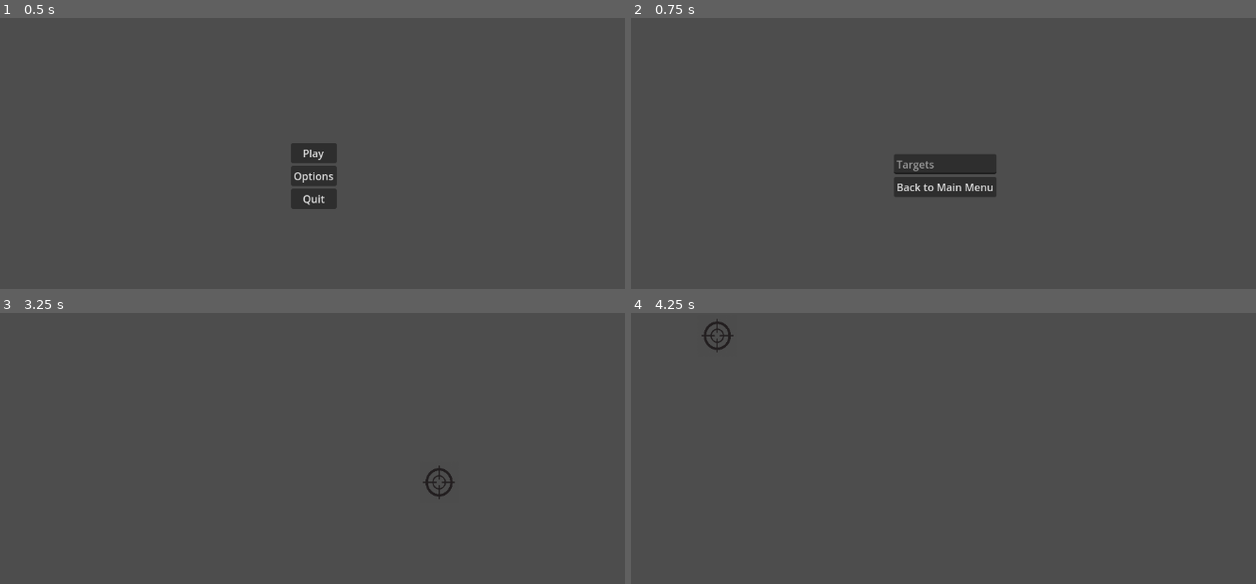
Above: before the commit, frames 1-4 (two rows, left to right).
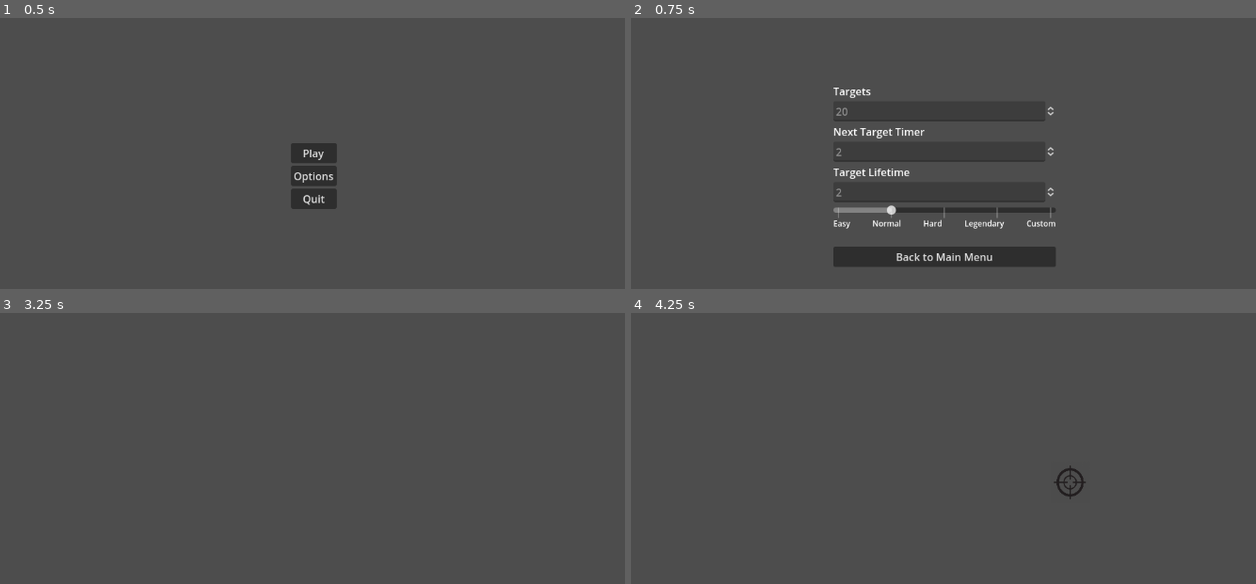
Above: after the commit, the same moments.

Repository: eric-clayton/aim-trainer
Game: Godot game, scene res://Scenes/main_menu.tscn
The game is run twice, just before and just after one commit, with the same random seed, the same clock (stepped at 60 frames per second) and the same inputs.
Inputs (mouse positions are in pixels of both pictures, inside the frame that each line leads up to):
- Up to frame 1 (0.5 s): no input
- Up to frame 2 (0.75 s): click "Options" at 0.5 s
- Up to frame 3 (3.25 s): click "Back to Main Menu" at 1.25 s; click "Play" at 2 s; tap Enter at 2.75 s; move the mouse to (481, 448) at 2.77 s; click (481, 448) at 2.92 s
- Up to frame 4 (4.25 s): tap Space at 3.5 s; move the mouse to (1068, 481) at 3.52 s; click (1068, 481) at 3.67 s

Frame 1 is identical in both runs. In frame 2, 5.5% of the frame differs, in the area x 32-68%, y 25-92%; in frame 3, 0.2%; in frame 4, 0.4%.

Commit message:
Created difficulty settings

Diff:
--- a/Scenes/end_menu.tscn
+++ b/Scenes/end_menu.tscn
@@ -37,14 +37,9 @@
 layout_mode = 2
 text = "Play Again?"
 
-[node name="Options" type="Button" parent="MarginContainer/VBoxContainer"]
+[node name="Back to main menu" type="Button" parent="MarginContainer/VBoxContainer"]
 layout_mode = 2
-text = "Options"
-
-[node name="Quit" type="Button" parent="MarginContainer/VBoxContainer"]
-layout_mode = 2
-text = "Quit"
+text = "Back to Main Menu"
 
 [connection signal="pressed" from="MarginContainer/VBoxContainer/Play Again" to="." method="_on_play_again_pressed"]
-[connection signal="pressed" from="MarginContainer/VBoxContainer/Options" to="." method="_on_options_pressed"]
-[connection signal="pressed" from="MarginContainer/VBoxContainer/Quit" to="." method="_on_quit_pressed"]
+[connection signal="pressed" from="MarginContainer/VBoxContainer/Back to main menu" to="." method="_on_back_to_main_menu_pressed"]
--- a/Scenes/options_menu.tscn
+++ b/Scenes/options_menu.tscn
@@ -1,6 +1,8 @@
-[gd_scene load_steps=2 format=3 uid="uid://cdahcip3804en"]
+[gd_scene load_steps=3 format=3 uid="uid://cdahcip3804en"]
 
 [ext_resource type="Script" path="res://Scripts/options_menu.gd" id="1_o2rbd"]
+
+[sub_resource type="StyleBoxEmpty" id="StyleBoxEmpty_t1xh3"]
 
 [node name="OptionsMenu" type="Control"]
 layout_mode = 3
@@ -10,30 +12,96 @@
 grow_horizontal = 2
 grow_vertical = 2
 script = ExtResource("1_o2rbd")
+metadata/_edit_vertical_guides_ = [429.0]
+metadata/_edit_horizontal_guides_ = [338.0]
 
 [node name="CenterContainer" type="CenterContainer" parent="."]
 layout_mode = 1
-anchors_preset = 8
-anchor_left = 0.5
-anchor_top = 0.5
-anchor_right = 0.5
-anchor_bottom = 0.5
-offset_left = -78.5
-offset_top = -33.0
-offset_right = 78.5
-offset_bottom = 33.0
+anchors_preset = 15
+anchor_right = 1.0
+anchor_bottom = 1.0
 grow_horizontal = 2
 grow_vertical = 2
 
 [node name="VBoxContainer" type="VBoxContainer" parent="CenterContainer"]
 layout_mode = 2
 
-[node name="LineEdit" type="LineEdit" parent="CenterContainer/VBoxContainer"]
+[node name="Targets Label" type="Label" parent="CenterContainer/VBoxContainer"]
 layout_mode = 2
-placeholder_text = "Targets"
+text = "Targets"
+
+[node name="Targets" type="SpinBox" parent="CenterContainer/VBoxContainer"]
+layout_mode = 2
+editable = false
+
+[node name="Next Target Timer Label" type="Label" parent="CenterContainer/VBoxContainer"]
+layout_mode = 2
+text = "Next Target Timer"
+
+[node name="Next Target Timer" type="SpinBox" parent="CenterContainer/VBoxContainer"]
+layout_mode = 2
+step = 0.1
+editable = false
+
+[node name="Target Lifetime Label" type="Label" parent="CenterContainer/VBoxContainer"]
+layout_mode = 2
+text = "Target Lifetime"
+
+[node name="Target Lifetime" type="SpinBox" parent="CenterContainer/VBoxContainer"]
+layout_mode = 2
+step = 0.1
+editable = false
+
+[node name="HSlider" type="HSlider" parent="CenterContainer/VBoxContainer"]
+layout_mode = 2
+tooltip_text = "Change difficulty settings"
+max_value = 4.0
+rounded = true
+tick_count = 5
+ticks_on_borders = true
+
+[node name="HBoxContainer" type="HBoxContainer" parent="CenterContainer/VBoxContainer"]
+layout_mode = 2
+theme_override_constants/separation = 34
+
+[node name="Label" type="Label" parent="CenterContainer/VBoxContainer/HBoxContainer"]
+layout_mode = 2
+theme_override_font_sizes/font_size = 12
+text = "Easy"
+vertical_alignment = 1
+
+[node name="Label2" type="Label" parent="CenterContainer/VBoxContainer/HBoxContainer"]
+layout_mode = 2
+theme_override_font_sizes/font_size = 12
+text = "Normal"
+vertical_alignment = 1
+
+[node name="Label3" type="Label" parent="CenterContainer/VBoxContainer/HBoxContainer"]
+layout_mode = 2
+theme_override_font_sizes/font_size = 12
+text = "Hard"
+
+[node name="Label4" type="Label" parent="CenterContainer/VBoxContainer/HBoxContainer"]
+layout_mode = 2
+theme_override_font_sizes/font_size = 12
+text = "Legendary"
+
+[node name="Label5" type="Label" parent="CenterContainer/VBoxContainer/HBoxContainer"]
+layout_mode = 2
+theme_override_font_sizes/font_size = 12
+text = "Custom"
+
+[node name="HSeparator" type="HSeparator" parent="CenterContainer/VBoxContainer"]
+layout_mode = 2
+theme_override_constants/separation = 19
+theme_override_styles/separator = SubResource("StyleBoxEmpty_t1xh3")
 
 [node name="Back" type="Button" parent="CenterContainer/VBoxContainer"]
 layout_mode = 2
 text = "Back to Main Menu"
 
+[connection signal="ready" from="CenterContainer/VBoxContainer/Targets" to="." method="_on_targets_ready"]
+[connection signal="ready" from="CenterContainer/VBoxContainer/Next Target Timer" to="." method="_on_next_target_timer_ready"]
+[connection signal="ready" from="CenterContainer/VBoxContainer/Target Lifetime" to="." method="_on_target_lifetime_ready"]
+[connection signal="value_changed" from="CenterContainer/VBoxContainer/HSlider" to="." method="_on_h_slider_value_changed"]
 [connection signal="pressed" from="CenterContainer/VBoxContainer/Back" to="." method="_on_back_pressed"]
--- a/Scripts/end_menu.gd
+++ b/Scripts/end_menu.gd
@@ -5,8 +5,5 @@
 func _on_play_again_pressed():
 	get_tree().change_scene_to_file("res://Scenes/main.tscn")
 
-func _on_options_pressed():
-	get_tree().change_scene_to_file("res://Scenes/options_menu.tscn")
-
-func _on_quit_pressed():
-	get_tree().quit()
+func _on_back_to_main_menu_pressed():
+	get_tree().change_scene_to_file("res://Scenes/main_menu.tscn")
--- a/Scripts/main.gd
+++ b/Scripts/main.gd
@@ -1,7 +1,9 @@
 extends Node2D
 
 # The number of targets to spawn
-@export var max_target_count = 10
+@onready var max_target_count = Settings.max_target_count
+@onready var spawn_time = Settings.spawn_time
+@onready var time_time_to_live = Settings.time_time_to_live
 # Minimum distance targets have to be apart
 @export var min_dist = 200
 
@@ -26,6 +28,7 @@
 @onready var num_hit = 0
 @onready var final_target = null
 func _ready():
+	timer.wait_time = spawn_time
 	timer.timeout.connect(spawn_target)
 	timer.start()
 	end_scene.visible = false
@@ -48,6 +51,7 @@
 	target.visible = false;
 	# Add it to the scene
 	add_child(target)
+	target.timetolive.wait_time = time_time_to_live
 	# Target radius to
 	var radius = target.collision_shape_2d.shape.radius
 	# Attempt to get a random location that is not too close to another target
--- a/Scripts/options_menu.gd
+++ b/Scripts/options_menu.gd
@@ -1,6 +1,31 @@
 extends Control
 
+@onready var targets = $"CenterContainer/VBoxContainer/Targets"
+@onready var next_target_timer = $"CenterContainer/VBoxContainer/Next Target Timer"
+@onready var target_lifetime = $"CenterContainer/VBoxContainer/Target Lifetime"
+@onready var h_slider = $CenterContainer/VBoxContainer/HSlider
 
+func _ready():
+	targets.value = Settings.max_target_count
+	next_target_timer.value = Settings.spawn_time
+	target_lifetime.value = Settings.time_time_to_live
+	h_slider.value = Settings.difficulty
 
 func _on_back_pressed():
+	Settings.max_target_count = int(targets.value)
+	Settings.spawn_time = next_target_timer.value
+	Settings.time_time_to_live = target_lifetime.value
+	Settings.difficulty = h_slider.value
 	get_tree().change_scene_to_file("res://Scenes/main_menu.tscn")
+
+func _on_h_slider_value_changed(value):
+	Settings.set_difficulty(int(value))
+	targets.value = Settings.max_target_count
+	next_target_timer.value = Settings.spawn_time
+	target_lifetime.value = Settings.time_time_to_live
+	if(Settings.difficulty == Settings.Difficulties.Custom):
+		set_spinbox_editable(true)
+func set_spinbox_editable(editable):
+	targets.editable = editable
+	next_target_timer.editable = editable
+	target_lifetime.editable = editable
--- /dev/null
+++ b/Scripts/settings.gd
@@ -0,0 +1,35 @@
+extends Node
+
+enum Difficulties {Easy, Normal, Hard, Legendary, Custom}
+var max_target_count
+var spawn_time
+var time_time_to_live
+var difficulty = Difficulties.Normal
+
+func _ready():
+	set_difficulty(difficulty)
+
+func set_difficulty(value : int):
+	match value:
+		Difficulties.Easy:
+			difficulty = Difficulties.Easy
+			max_target_count = 10
+			spawn_time = 3
+			time_time_to_live = 3
+		Difficulties.Normal:
+			difficulty = Difficulties.Normal
+			max_target_count = 20
+			spawn_time = 2
+			time_time_to_live = 2
+		Difficulties.Hard:
+			difficulty = Difficulties.Hard
+			max_target_count = 50
+			spawn_time = 1
+			time_time_to_live = 1
+		Difficulties.Legendary:
+			difficulty = Difficulties.Legendary
+			max_target_count = 60
+			spawn_time = 0.5
+			time_time_to_live = 0.5
+		Difficulties.Custom:
+			difficulty = Difficulties.Custom
--- a/project.godot
+++ b/project.godot
@@ -14,6 +14,10 @@
 run/main_scene="res://Scenes/main_menu.tscn"
 config/features=PackedStringArray("4.2", "Forward Plus")
 
+[autoload]
+
+Settings="*res://Scripts/settings.gd"
+
 [input]
 
 mouse_click={
